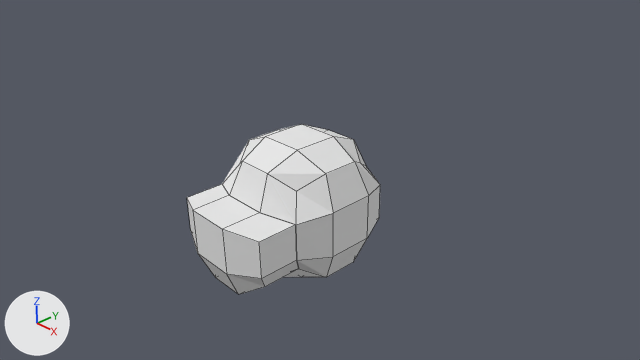
An edit to the Blender file grommet.blend, drawn before and after from the same camera.
Rendered twice from the file's camera 'Camera'. The lights are fixed; the arrows at lower left show +X, +Y and +Z. Mesh edges are drawn as thin lines.
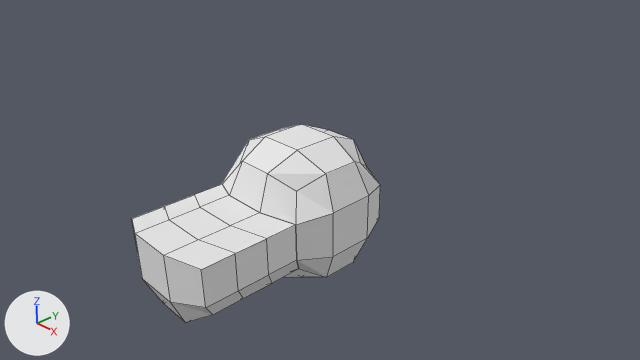
Changed parts and their boxes [x1, y1, x2, y2] in the pictures (640 x 360 px):
'Cube', reshaped (28% wider, 16% taller)
    before: [187, 124, 380, 294]
    after: [132, 124, 380, 322]
part 1 of me_cube, built on
    before: [187, 184, 299, 294]
    after: [132, 184, 299, 322]

What changed in the scene script:
```text
Change me_cube:
    used by ob_cube; location = (0.0, 0.0, 0.0)
    remove me_cube.from_pydata(...)  # 116 vertices, 114 faces; spans x -1.25..1.25, y -1.99..1.25, z -1.25..1.25
    add me_cube.from_pydata(...)  # 176 vertices, 174 faces; spans x -1.25..1.25, y -3.02..1.25, z -1.25..1.25
    me_cube part 1
    2 vertices are removed from x -0.42..0.42, y -1.99, z -0.42
    6 faces are deleted
    8 vertices in x -1.0..1.0, y -1.73..-1.48, z -1.0..0.33 move by (0.0, 0.73, 0.0)
    2 vertices move from x -0.42..0.42, y -1.99, z 0.42 to x -0.42..0.42, y -1.25, z 0.42
    32 vertices are added at x -1.0..1.0, y -3.02..-0.75, z -1.0..0.42
    10 new vertices lie (0.0, -0.59, 0.0) away from vertices in x -1.0..1.0, y -1.25..-0.75, z -1.0..0.42
    10 new vertices lie (0.0, -0.59, 0.0) away from vertices in x -1.0..1.0, y -1.84..-1.34, z -1.0..0.42
    10 new vertices lie (0.0, -0.59, 0.0) away from vertices in x -1.0..1.0, y -2.43..-1.93, z -1.0..0.42
    66 new faces join them
```
